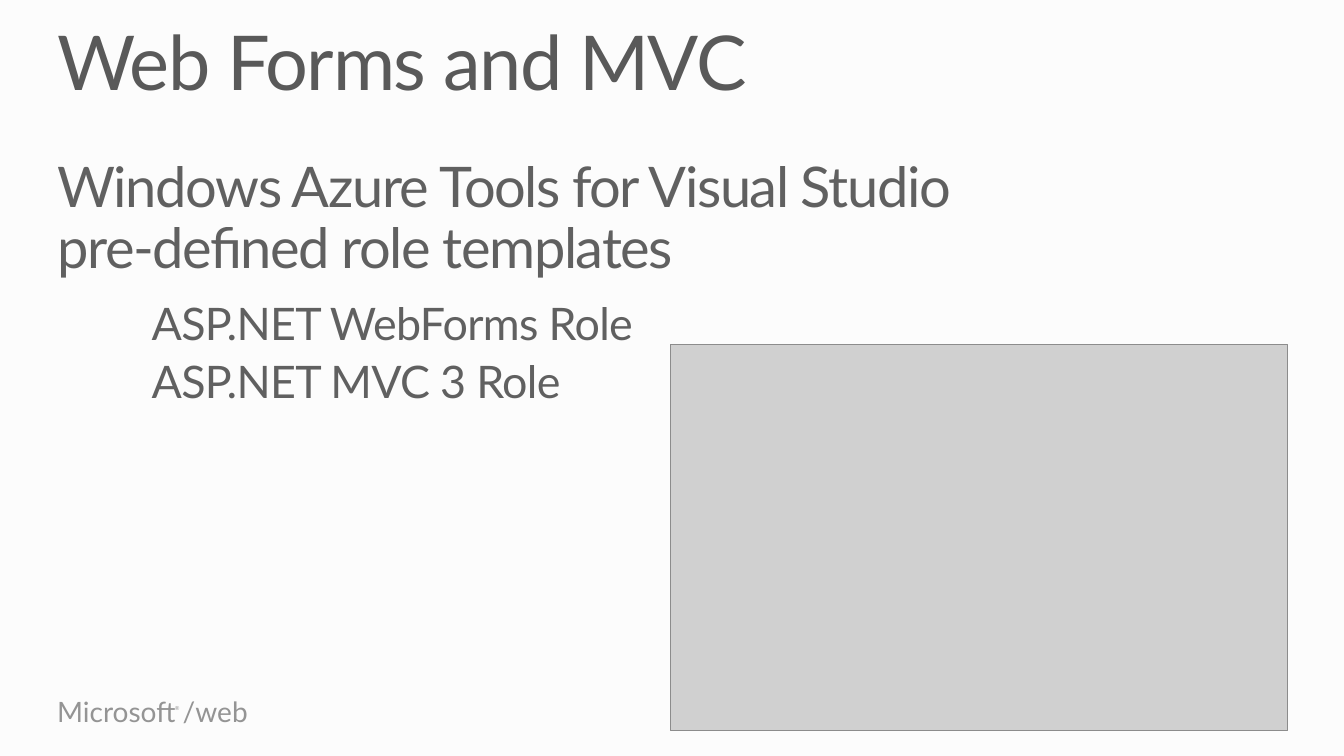
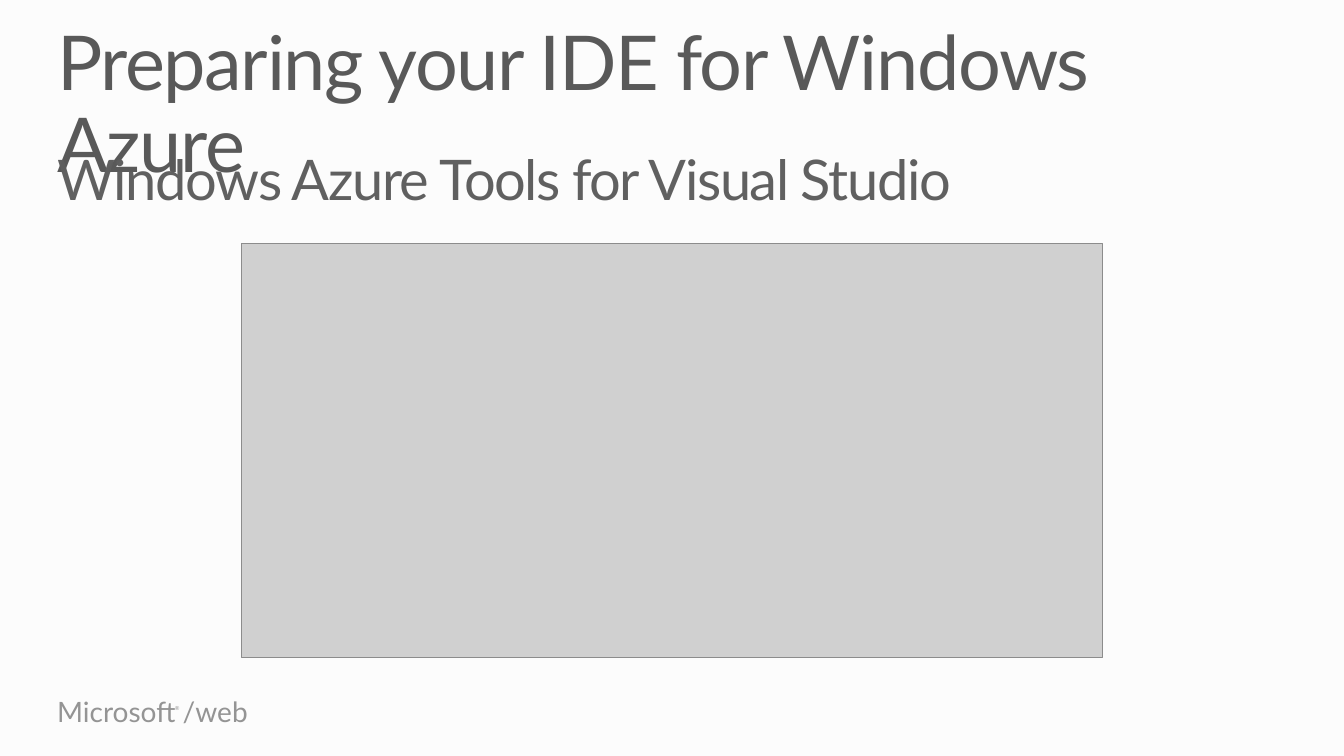
Before and after one commit to Microsoft-Web/WebTK-Presentations, a slide deck: slide 5 of DeployWebAppsToCloud/DeployWebAppsToCloud.pptx. Drawn at 1344x756 pixels with LibreOffice and Linux fonts; fonts in the diff are those of the drawing; grey boxes stand for pictures. Boxes give left, top, right and bottom in pixels: in the first picture for what was removed or moved away, otherwise in the second. Text is boxed around its words. In the diff, an @@ line names an element or a change of style, - is before the commit and + after.

Commit message:
added more content to the azure deck

```diff
--- a/DeployWebAppsToCloud/DeployWebAppsToCloud.pptx
+++ b/DeployWebAppsToCloud/DeployWebAppsToCloud.pptx
@@ title at bbox=[57, 34, 1090, 186]: text changed @@
-Web Forms and MVC
+Preparing your IDE for Windows Azure
@@ text at bbox=[58, 151, 951, 201]: text changed @@
-Windows Azure Tools for Visual Studio
-pre-defined role templates
-    ASP.NET WebForms Role
-    ASP.NET MVC 3 Role
+Windows Azure Tools for Visual Studio
@@ picture added at bbox=[241, 243, 1103, 657] @@
@@ picture removed at bbox=[670, 345, 1289, 731] @@
```
Also in this commit, not shown: 3 other slides changed, 7 slides added, 2 slides removed.
